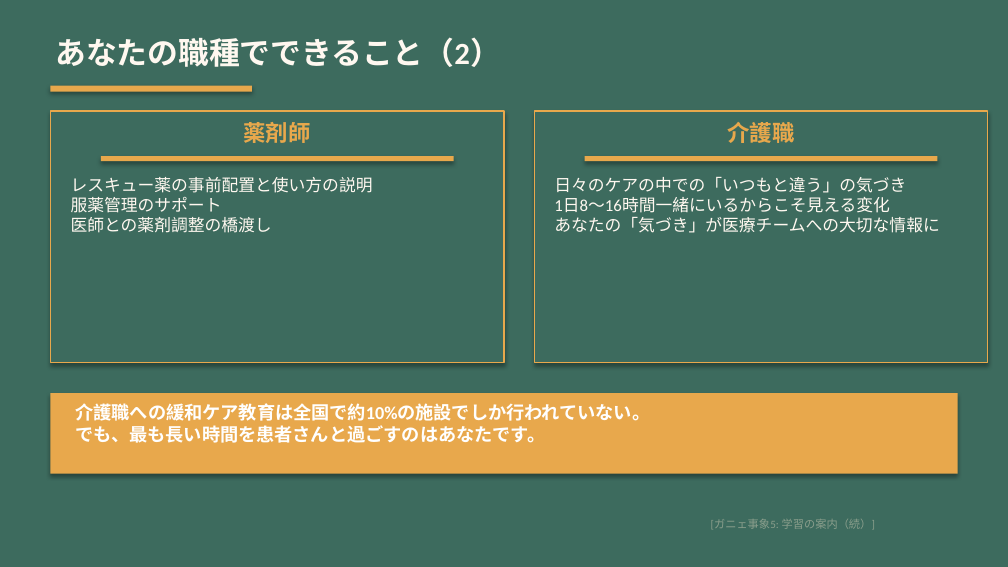
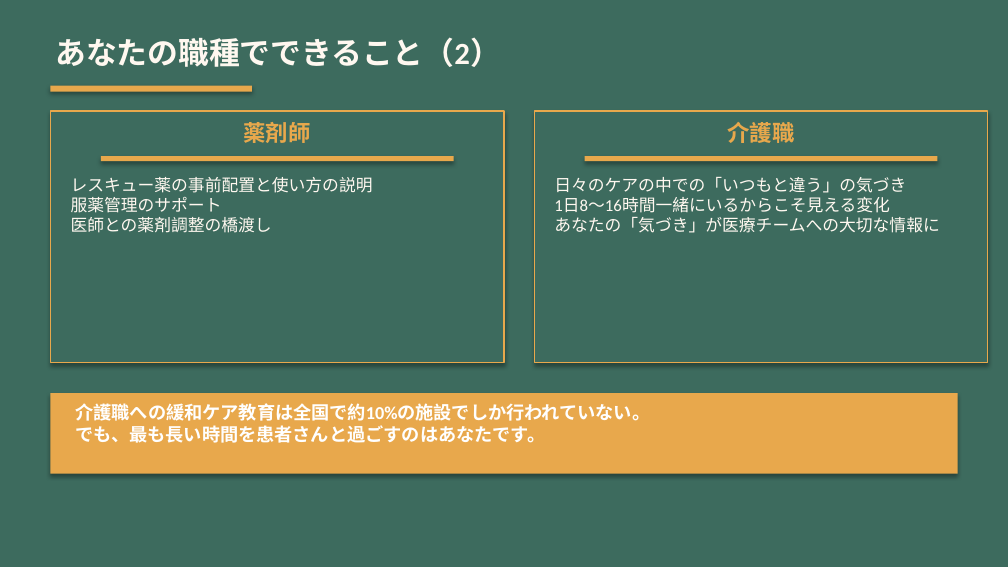
Before and after one commit to Tama831/ai-agent-team-materials, a slide deck: slide 7 of output/education/2026-03-30_palliative-home-death-concordance/palliative-home-death-concordance_slides_allstaff.pptx. Drawn at 1008x567 pixels with LibreOffice and Linux fonts; fonts in the diff are those of the drawing. Boxes give left, top, right and bottom in pixels: in the first picture for what was removed or moved away, otherwise in the second. Text is boxed around its words. In the diff, an @@ line names an element or a change of style, - is before the commit and + after.

```diff
--- a/output/education/2026-03-30_palliative-home-death-concordance/palliative-home-death-concordance_slides_allstaff.pptx
+++ b/output/education/2026-03-30_palliative-home-death-concordance/palliative-home-death-concordance_slides_allstaff.pptx
@@ text removed at box(711, 519, 875, 530) @@
-[ガニェ事象5: 学習の案内（続）]
```
Also in this commit, not shown: 9 other slides changed, 4 other files.
